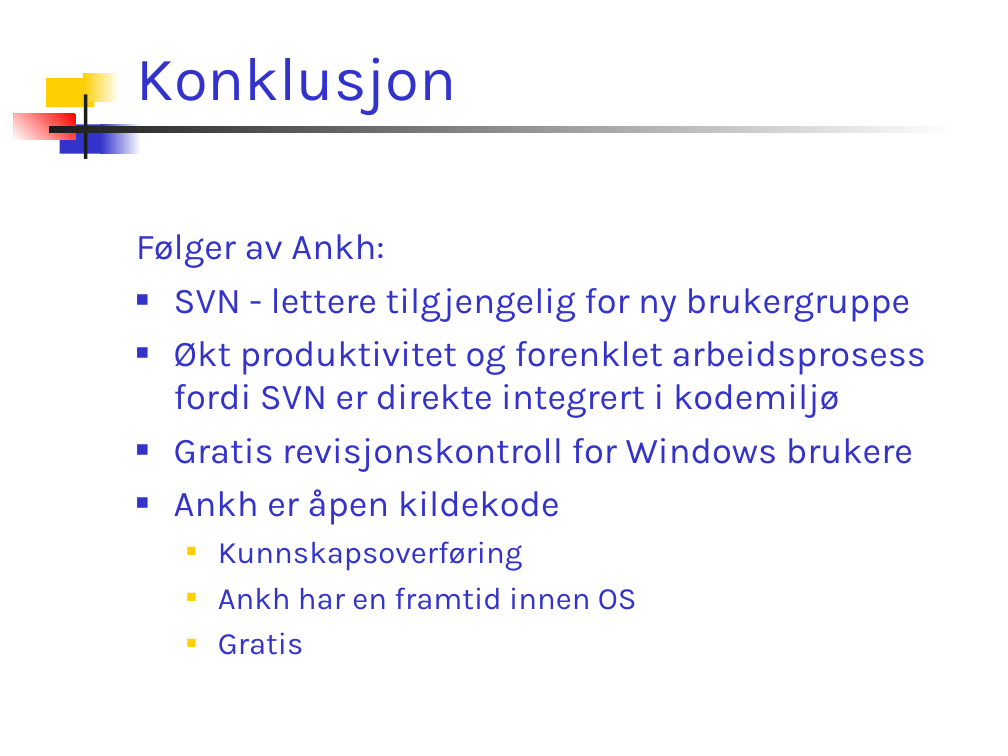
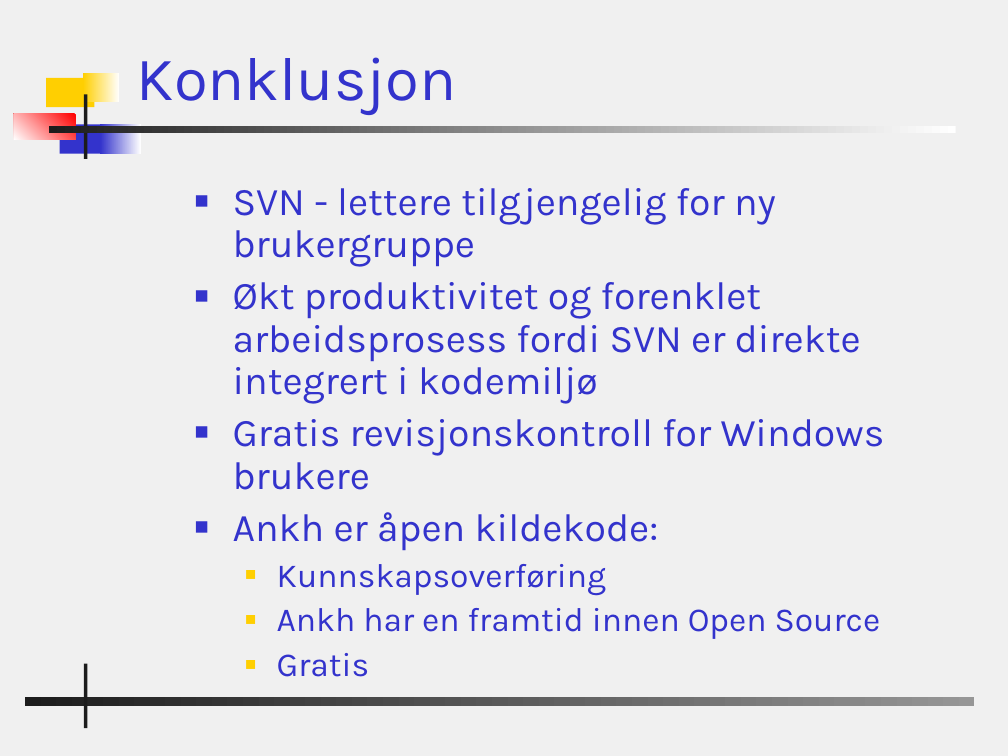
Before and after one commit to chucker/AnkhSVN, a slide deck: slide 23 of doc/powerpoint/Subversion_addin_for_VS.NET.ppt. Drawn at 1008x756 pixels with LibreOffice and Linux fonts; fonts in the diff are those of the drawing; background and template pictures are left out. Boxes give left, top, right and bottom in pixels: in the first picture for what was removed or moved away, otherwise in the second. Text is boxed around its words. In the diff, an @@ line names an element or a change of style, - is before the commit and + after.

Commit message:
Changed bg and some text.

```diff
--- a/doc/powerpoint/Subversion_addin_for_VS.NET.ppt
+++ b/doc/powerpoint/Subversion_addin_for_VS.NET.ppt
@@ background #FFFFFF to #F0F0F0 @@
@@ text "SVN - lettere tilgjengelig for ...": place and size @@
-text "SVN - lettere tilgjengelig for ..." at [136, 234, 926, 655]
+text "SVN - lettere tilgjengelig for ..." at [233, 188, 885, 677]
@@ text at [233, 188, 885, 677]: size 25.9 to 28 pt in "SVN - lettere tilgjengelig for ny brukergruppe", "Økt produktivitet og forenklet arbeidsprosess fordi SVN ...", "Gratis revisjonskontroll for Windows brukere"; size 22.2 to 24 pt in "Kunnskapsoverføring", "Gratis"; line spacing 1 to 0.9 @@
@@ text at [136, 234, 384, 268]: paragraph removed @@
-Følger av Ankh:
@@ text at [233, 512, 659, 551]: text changed; size 25.9 to 28 pt @@
-■ Ankh er åpen kildekode
+■ Ankh er åpen kildekode:
@@ text at [277, 608, 881, 639]: text changed; size 22.2 to 24 pt @@
-  ■ Ankh har en framtid innen OS
+  ■ Ankh har en framtid innen Open Source
@@ rectangle added at [84, 663, 87, 728], fill #1C1C1C @@
@@ rectangle added at [25, 698, 975, 706], fill gradient #969696 to #1C1C1C @@
```
Also in this commit, not shown: 21 other slides changed, 2 slides added, 1 slide removed.
